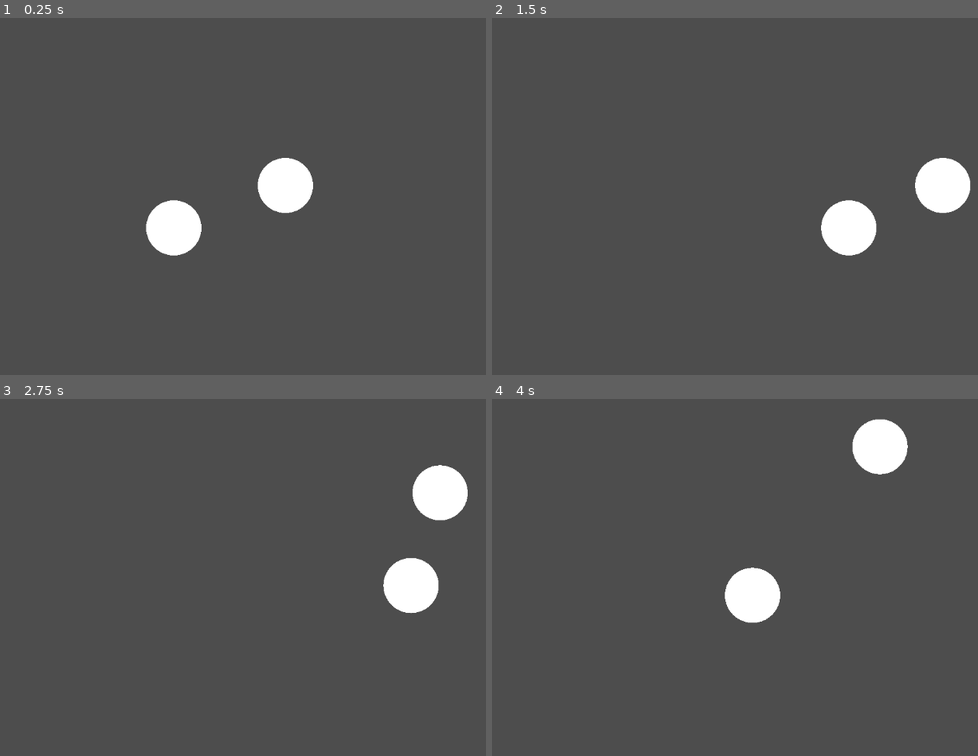
Above: before the commit, frames 1-4 (two rows, left to right).
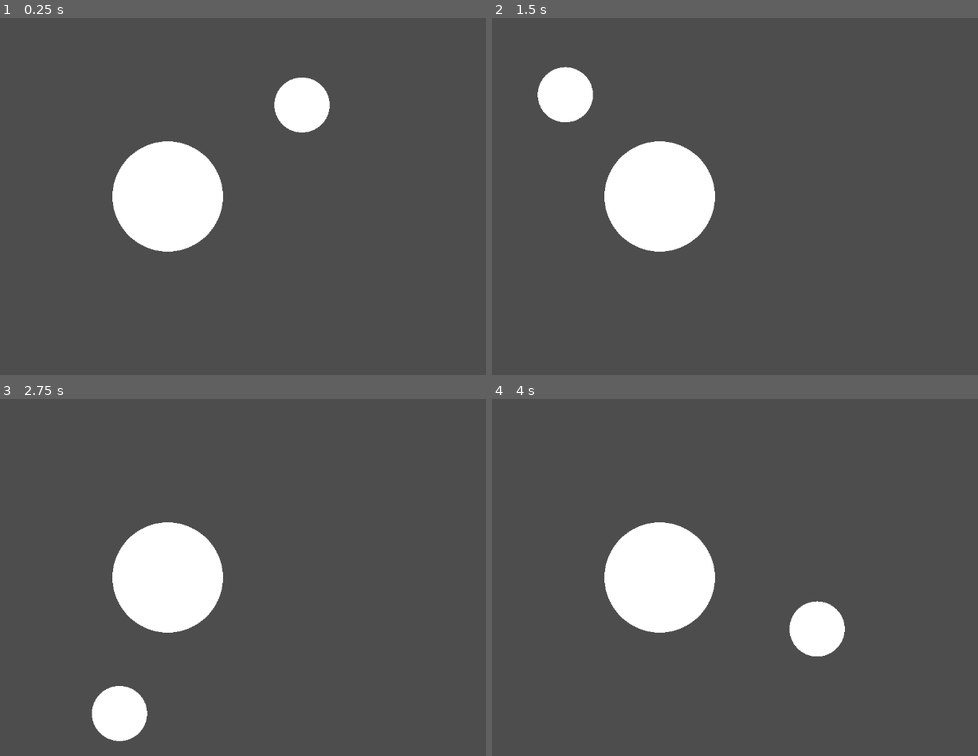
Above: after the commit, the same moments.

Repository: Doodl0/gravity-sim
Game: Godot game, scene res://scenes/gravity_2d.tscn
Two runs of this game, one before a commit and one after it. Both use one fixed random seed, a clock stepped at 60 frames per second and the inputs below.
Inputs:
- Up to frame 1 (0.25 s): no input
- Up to frame 2 (1.5 s): tap Enter at 0.5 s
- Up to frame 3 (2.75 s): no input
- Up to frame 4 (4 s): no input

The runs differ from the first frame. In frame 1, 7.1% of the frame differs, in the area x 23-68%, y 16-67%; in frame 2, 9.7%, in the area x 9-99%, y 13-67%; in frame 3, 9.7%; in frame 4, 9.7%.

Commit message:
Added mass and gravitational pull to objects. Gravity objects have to be children of the Gravity Objects node and right now the gravitiational constant is accurate to real life, but I am considering changing it to lower mass numbers a bit

Diff:
--- a/scenes/gravity_2d.tscn
+++ b/scenes/gravity_2d.tscn
@@ -7,10 +7,13 @@
 
 [node name="Camera2D" parent="." instance=ExtResource("1_fvse4")]
 
-[node name="GravityObject2D2" parent="." instance=ExtResource("1_1l28x")]
-position = Vector2(406, -40)
-starting_velocity = Vector2(10, 0)
+[node name="Gravity Objects" type="Node" parent="."]
 
-[node name="GravityObject2D" parent="." instance=ExtResource("1_1l28x")]
-position = Vector2(2, 114)
-starting_velocity = Vector2(10, 0)
+[node name="GravityObject2D2" parent="Gravity Objects" instance=ExtResource("1_1l28x")]
+radius = 200.0
+mass = 5.4e+17
+
+[node name="GravityObject2D" parent="Gravity Objects" instance=ExtResource("1_1l28x")]
+position = Vector2(73, -540)
+starting_velocity = Vector2(2000, 0)
+mass = 1.0
--- a/scenes/gravity_object_2d.tscn
+++ b/scenes/gravity_object_2d.tscn
@@ -18,7 +18,6 @@
 script = ExtResource("1_i3ygp")
 collider1 = NodePath("CollisionShape2D")
 collider2 = NodePath("CollisionShape2D2")
-radius = 100.0
 
 [node name="CollisionShape2D" type="CollisionShape2D" parent="."]
 shape = SubResource("CircleShape2D_mv12o")
--- a/scripts/gravity_object_2d.gd
+++ b/scripts/gravity_object_2d.gd
@@ -1,11 +1,13 @@
-extends CharacterBody2D
+class_name GravityObject2D extends CharacterBody2D
 
+const G: float = 6.6743e-11
 @export var camera: Camera2D;
 # Two colliders prevents colliders sticking to each other
 @export var collider1: CollisionShape2D;
 @export var collider2: CollisionShape2D;
 @export var starting_velocity: Vector2 = Vector2.ZERO;
-@export var radius: float = 10;
+@export_range(1, 1000, 1, "suffix:px") var radius: float = 100;
+@export_range(1, 10e18, 10e15, "suffix:kg") var mass: float = 10e16;
 # To text to draw with
 @export var label: String;
 
@@ -13,19 +15,40 @@
 func accelerate(direction: Vector2):
 	velocity += direction;
 
+func get_gravity_objects() -> Array[GravityObject2D]:
+	var x: Array[GravityObject2D]
+	for child in get_parent().get_children():
+		if child is GravityObject2D:
+			x.append(child)
+	return x
+
 func _ready() -> void:
 	var collision_shape: CircleShape2D = CircleShape2D.new();
 	collision_shape.radius = radius;
 	# Resize collision shapes to match drawn circle radius
 	collider1.shape = collision_shape;
 	collider2.shape = collision_shape;
+	accelerate(starting_velocity)
 
 func _physics_process(delta: float) -> void:
-	accelerate(starting_velocity);
+	for object in get_gravity_objects():
+		if object == self:
+			continue
+		var dx: float = object.position.x - self.position.x
+		var dy: float = object.position.y - self.position.y
+		var distance: float = sqrt(dx*dx+dy*dy)
+		var direction: Vector2 = Vector2(dx / distance, dy / distance);
+
+		var gforce: float = (G * self.mass * object.mass) / (distance * distance)
+		var acc1 = gforce / self.mass
+		var acceleration = Vector2(acc1 * direction.x, acc1 * direction.y)
+		accelerate(acceleration)
+		print(acc1)
+
 	var collision_info = move_and_collide(velocity * delta);
 	if collision_info:
 		# Bounce back with 95% of original speed to simulate energy loss
-		velocity = velocity.bounce(collision_info.get_normal()) * 0.95;
+		velocity = velocity.bounce(collision_info.get_normal())# * 0.95;
 
 func _draw():
 	# Draw a circle and text
